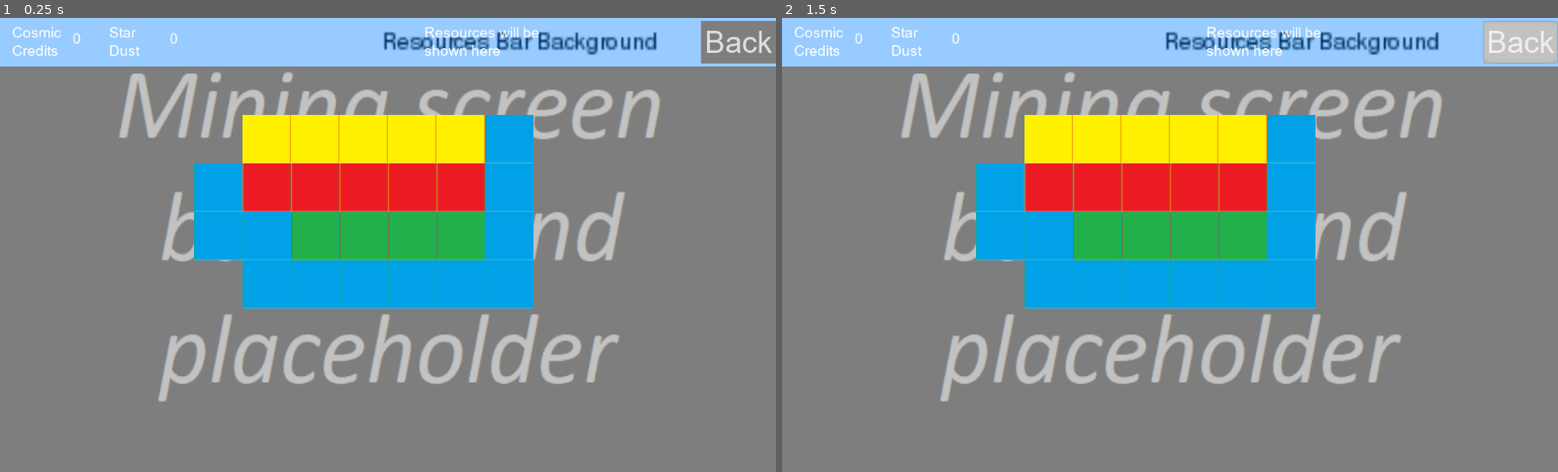
Above: before the commit, frames 1-2 (left to right).
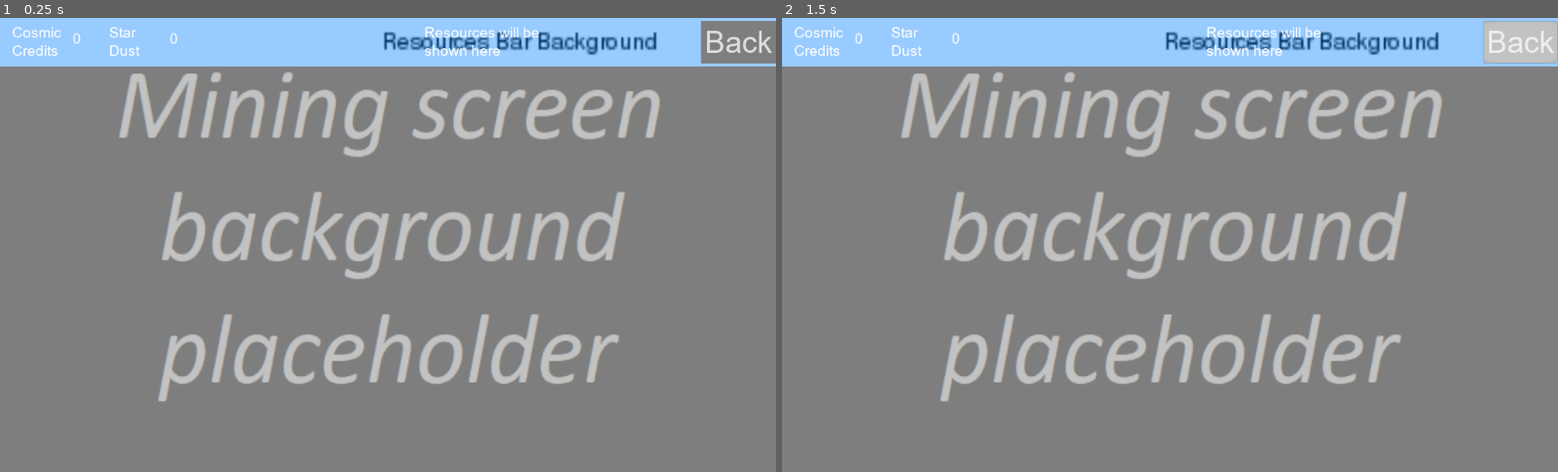
Above: after the commit, the same moments.

Repository: VB-s-game-dev-team/teraformer-game
Game: Godot game, scene res://MiningScreen/MiningScreen.tscn
Same seed, same stepped clock (60 frames per second), same inputs: the game is played once before the commit and once after it. This scene is started directly instead of the project's main scene.
Inputs (mouse positions are in pixels of both pictures, inside the frame that each line leads up to):
- Up to frame 1 (0.25 s): no input
- Up to frame 2 (1.5 s): tap Enter at 0.5 s; move the mouse to (1340, 222) at 0.52 s; click "Back" at 1.25 s

The runs differ from the first frame. In frame 1, 17% of the frame differs, in the area x 25-69%, y 21-65%; in frame 2, 17%.
Error before the commit: Invalid call. Nonexistent function 'set_screen' in base 'Nil'. (res://MiningScreen/MiningScreen.gd:9)
Error after the commit: Invalid get index 'cosmic_credits_count' (on base: 'Nil'). (res://resources_bar/resources_bar.gd:15)

Commit message:
mining screen

Diff:
--- a/MiningScreen/MiningScreen.gd
+++ b/MiningScreen/MiningScreen.gd
@@ -4,6 +4,7 @@
 
 func _ready() -> void:
 	_global_stuff = get_parent() as GlobalStuff
+	$VBoxContainer/ResourcesBar.setup(_global_stuff)
 
 func _on_BackButton_pressed():
 	_global_stuff.set_screen("Planet")
--- a/MiningScreen/MiningScreen.tscn
+++ b/MiningScreen/MiningScreen.tscn
@@ -42,5 +42,4 @@
 tile_set = ExtResource( 4 )
 cell_size = Vector2( 16, 16 )
 format = 1
-tile_data = PoolIntArray( 131077, 0, 0, 131078, 0, 0, 131079, 0, 0, 131080, 0, 0, 131081, 0, 0, 131082, 3, 0, 196612, 3, 0, 196613, 1, 0, 196614, 1, 0, 196615, 1, 0, 196616, 1, 0, 196617, 1, 0, 196618, 3, 0, 262148, 3, 0, 262149, 3, 0, 262150, 2, 0, 262151, 2, 0, 262152, 2, 0, 262153, 2, 0, 262154, 3, 0, 327685, 3, 0, 327686, 3, 0, 327687, 3, 0, 327688, 3, 0, 327689, 3, 0, 327690, 3, 0 )
 [connection signal="pressed" from="VBoxContainer/BackButton" to="." method="_on_BackButton_pressed"]
--- a/MiningScreen/tileset.tres
+++ b/MiningScreen/tileset.tres
@@ -1,51 +1,15 @@
 [gd_resource type="TileSet" load_steps=2 format=2]
 
-[ext_resource path="res://MiningScreen/tileset.png" type="Texture" id=1]
+[ext_resource path="res://MiningScreen/tileset_texture.tres" type="Texture" id=1]
 
 [resource]
-0/name = "tileset.png 0"
+0/name = "hiden"
 0/texture = ExtResource( 1 )
 0/tex_offset = Vector2( 0, 0 )
 0/modulate = Color( 1, 1, 1, 1 )
-0/region = Rect2( 0, 0, 16, 16 )
+0/region = Rect2( 96, 0, 16, 16 )
 0/tile_mode = 0
 0/occluder_offset = Vector2( 0, 0 )
 0/navigation_offset = Vector2( 0, 0 )
-0/shapes = [ {
-"autotile_coord": Vector2( 0, 0 ),
-"one_way": false,
-"one_way_margin": 1.0,
-"shape": null,
-"shape_transform": Transform2D( 1, 0, 0, 1, 0, 0 )
-} ]
+0/shapes = [  ]
 0/z_index = 0
-1/name = "tileset.png 1"
-1/texture = ExtResource( 1 )
-1/tex_offset = Vector2( 0, 0 )
-1/modulate = Color( 1, 1, 1, 1 )
-1/region = Rect2( 16, 0, 16, 16 )
-1/tile_mode = 0
-1/occluder_offset = Vector2( 0, 0 )
-1/navigation_offset = Vector2( 0, 0 )
-1/shapes = [  ]
-1/z_index = 0
-2/name = "tileset.png 2"
-2/texture = ExtResource( 1 )
-2/tex_offset = Vector2( 0, 0 )
-2/modulate = Color( 1, 1, 1, 1 )
-2/region = Rect2( 32, 0, 16, 16 )
-2/tile_mode = 0
-2/occluder_offset = Vector2( 0, 0 )
-2/navigation_offset = Vector2( 0, 0 )
-2/shapes = [  ]
-2/z_index = 0
-3/name = "tileset.png 3"
-3/texture = ExtResource( 1 )
-3/tex_offset = Vector2( 0, 0 )
-3/modulate = Color( 1, 1, 1, 1 )
-3/region = Rect2( 48, 0, 16, 16 )
-3/tile_mode = 0
-3/occluder_offset = Vector2( 0, 0 )
-3/navigation_offset = Vector2( 0, 0 )
-3/shapes = [  ]
-3/z_index = 0
--- /dev/null
+++ b/MiningScreen/tileset_texture.tres
@@ -0,0 +1,7 @@
+[gd_resource type="AnimatedTexture" load_steps=2 format=2]
+
+[ext_resource path="res://MiningScreen/tileset.png" type="Texture" id=1]
+
+[resource]
+flags = 4
+frame_0/texture = ExtResource( 1 )
Binary file changed: MiningScreen/tileset.png
